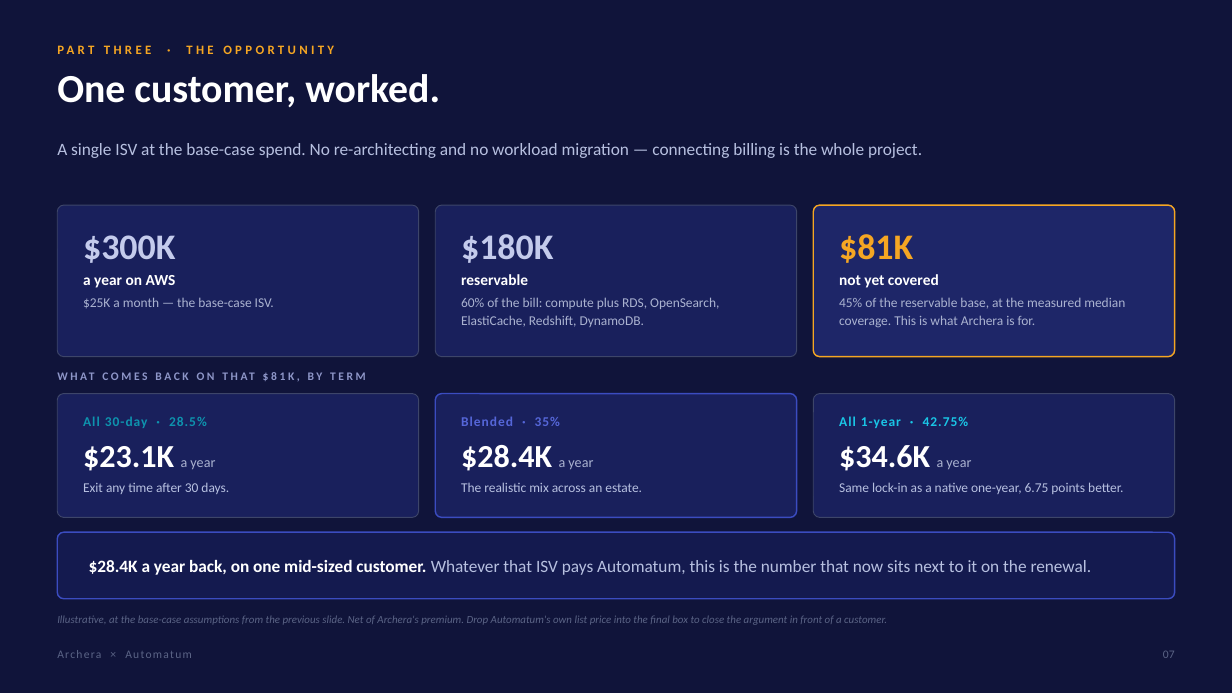
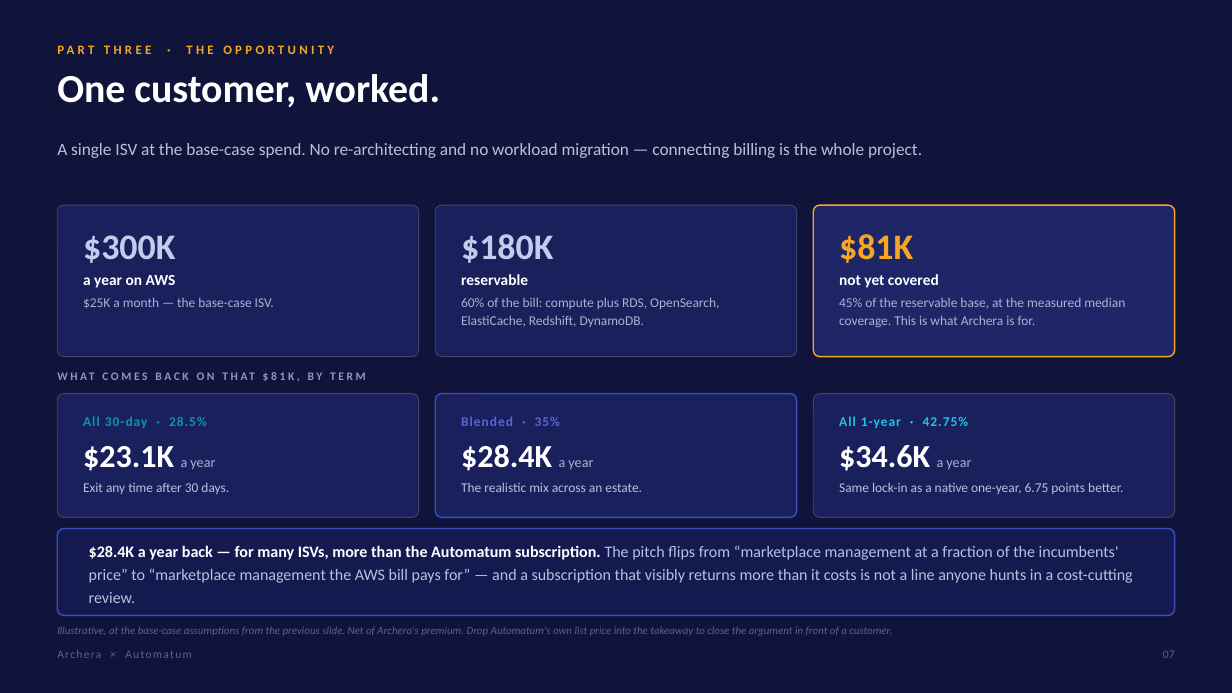
Before and after one commit to KianteEvans/barberbook, a slide deck: slide 7 of decks/Archera-for-Automatum.pptx. Drawn at 1232x693 pixels with LibreOffice and Linux fonts; fonts in the diff are those of the drawing. Boxes give left, top, right and bottom in pixels: in the first picture for what was removed or moved away, otherwise in the second. Text is boxed around its words. In the diff, an @@ line names an element or a change of style, - is before the commit and + after.

```diff
--- a/decks/Archera-for-Automatum.pptx
+++ b/decks/Archera-for-Automatum.pptx
@@ rounded rectangle: place and size @@
-rounded rectangle at box(57, 532, 1175, 599)
+rounded rectangle at box(57, 529, 1175, 616)
@@ rounded rectangle at box(57, 529, 1175, 616): proportions changed @@
@@ text at box(89, 545, 1133, 603): text changed; size 13.5 to 12.5 pt @@
-$28.4K a year back, on one mid-sized customer. Whatever that ISV pays Automatum, this is the number that now sits next to it on the renewal.
+$28.4K a year back — for many ISVs, more than the Automatum subscription. The pitch flips from “marketplace management at a fraction of the incumbents' price” to “marketplace management the AWS bill pays for” — and a subscription that visibly returns more than it costs is not a line anyone hunts in a cost-cutting review.
@@ text at box(57, 626, 892, 636): text changed @@
-Illustrative, at the base-case assumptions from the previous slide. Net of Archera's premium. Drop Automatum's own list price into the final box to close the argument in front of a customer.
+Illustrative, at the base-case assumptions from the previous slide. Net of Archera's premium. Drop Automatum's own list price into the takeaway to close the argument in front of a customer.
```
Also in this commit, not shown: 11 other slides changed, 4 slides removed, 2 other files.
